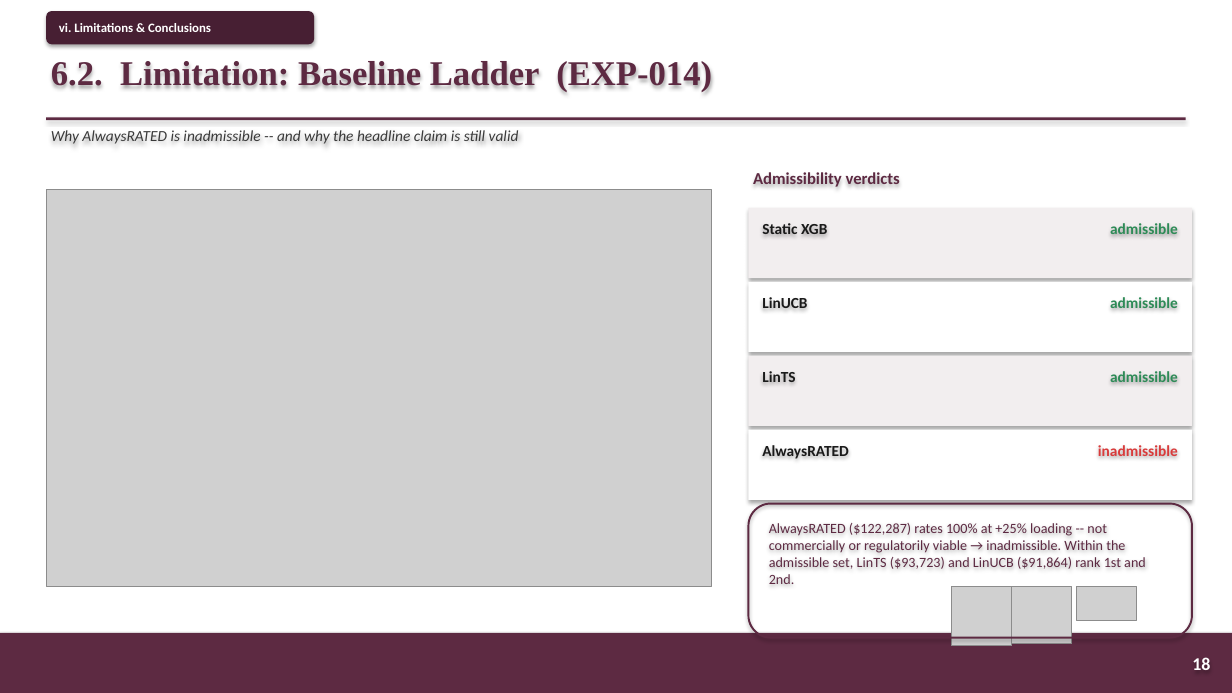
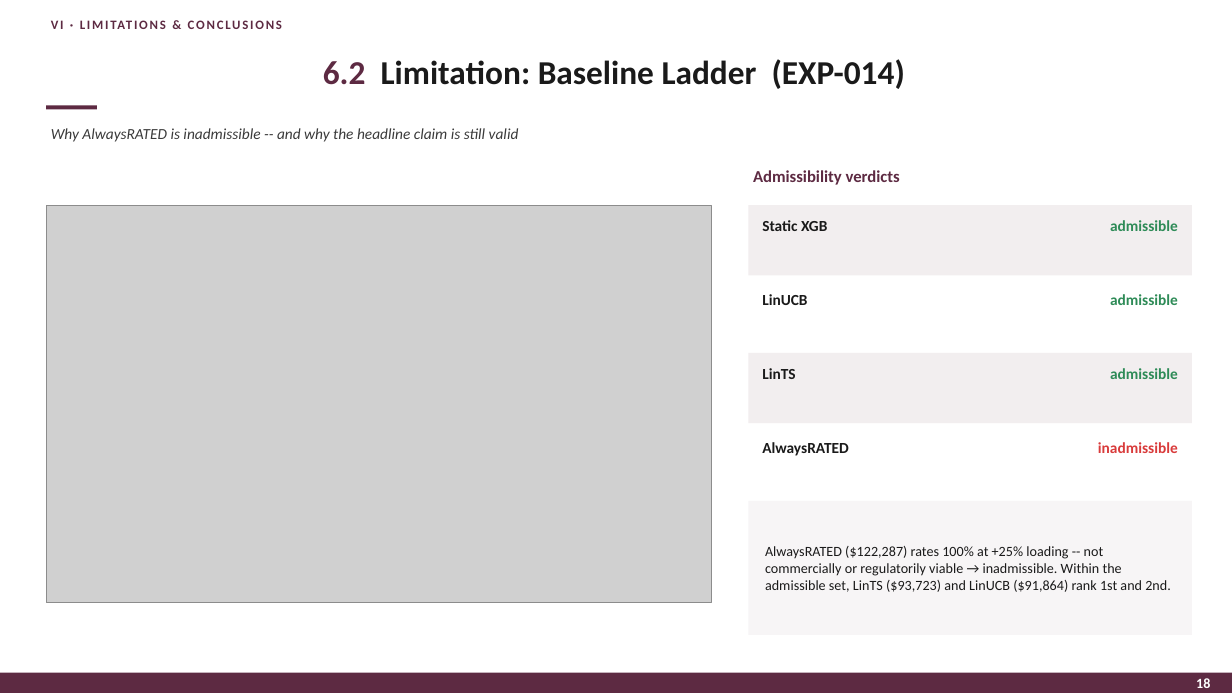
Before and after one commit to PolyTheML/DAC-UW-Thesis, a slide deck: slide 20 of thesis/health_rl/burgundy_defense_presentation.pptx. Drawn at 1232x693 pixels with LibreOffice and Linux fonts; fonts in the diff are those of the drawing; grey boxes stand for pictures. Boxes give left, top, right and bottom in pixels: in the first picture for what was removed or moved away, otherwise in the second. Text is boxed around its words. In the diff, an @@ line names an element or a change of style, - is before the commit and + after.

```diff
--- a/thesis/health_rl/burgundy_defense_presentation.pptx
+++ b/thesis/health_rl/burgundy_defense_presentation.pptx
@@ text "VI · LIMITATIONS & CONCLUSIONS": place and size @@
-text "VI · LIMITATIONS & CONCLUSIONS" at box(46, 11, 314, 44)
+text "VI · LIMITATIONS & CONCLUSIONS" at box(46, 15, 693, 43)
@@ text "VI · LIMITATIONS & CONCLUSIONS" at box(46, 15, 693, 43): vertical alignment middle to top; fill #471F33 to none; shadow off @@
@@ text at box(59, 23, 211, 32): text changed; text colour #FFFFFF to #5D2A42 @@
-vi. Limitations & Conclusions
+VI · LIMITATIONS & CONCLUSIONS
@@ text "6.2 Limitation: Baseline Ladder (EXP-014)" at box(323, 59, 905, 89): vertical alignment top to middle @@
@@ text at box(323, 59, 905, 89): text changed; size 27 to 26 pt; font Times New Roman to Calibri; text colour #5D2A42 to #1A1A1A @@
-6.2. Limitation: Baseline Ladder (EXP-014)
+6.2 Limitation: Baseline Ladder (EXP-014)
@@ rectangle at box(46, 105, 97, 109): shadow off @@
@@ rectangle: place and size @@
-rectangle at box(46, 117, 1186, 120)
+rectangle at box(46, 105, 97, 109)
@@ picture: place and size @@
-picture at box(46, 189, 712, 587)
+picture at box(46, 205, 712, 603)
@@ rectangle added at box(749, 205, 1192, 275), fill #F2EEEF @@
@@ text "admissible": place and size @@
-text "admissible" at box(1110, 371, 1178, 382)
+text "admissible" at box(1110, 220, 1178, 231)
@@ rectangle at box(749, 279, 1192, 349): fill #F2EEEF to #FFFFFF; shadow off @@
@@ rectangle at box(749, 353, 1192, 423): fill #FFFFFF to #F2EEEF; shadow off @@
@@ 3 rectangles, 2 texts: place and size @@
-3 rectangles, 2 texts at box(749, 208, 1192, 426)
+3 rectangles, 2 texts at box(749, 279, 1192, 497)
@@ rectangle at box(749, 427, 1192, 497): fill #F2EEEF to #FFFFFF; shadow off @@
@@ rectangle removed at box(749, 430, 1192, 500) @@
@@ rectangle "AlwaysRATED ($122,287) rates 100% at ..." at box(749, 501, 1192, 635): text colour #5D2A42 to #1A1A1A; vertical alignment top to middle; rounded rectangle to rectangle; fill none to #F7F5F6; outline #5D2A42 1.5 pt to none; shadow off @@
@@ picture removed at box(952, 587, 1012, 646) @@
@@ picture removed at box(1012, 587, 1072, 644) @@
@@ picture removed at box(1077, 587, 1137, 621) @@
@@ rectangle: place and size @@
-rectangle at box(0, 633, 1232, 693)
+rectangle at box(0, 673, 1232, 693)
@@ rectangle at box(0, 673, 1232, 693): shadow off @@
@@ text "18": place and size @@
-text "18" at box(1192, 657, 1210, 670)
+text "18" at box(1196, 678, 1210, 688)
@@ text "18" at box(1196, 678, 1210, 688): size 14 to 11 pt @@
```
Also in this commit, not shown: 31 other slides changed, 2 other files.
